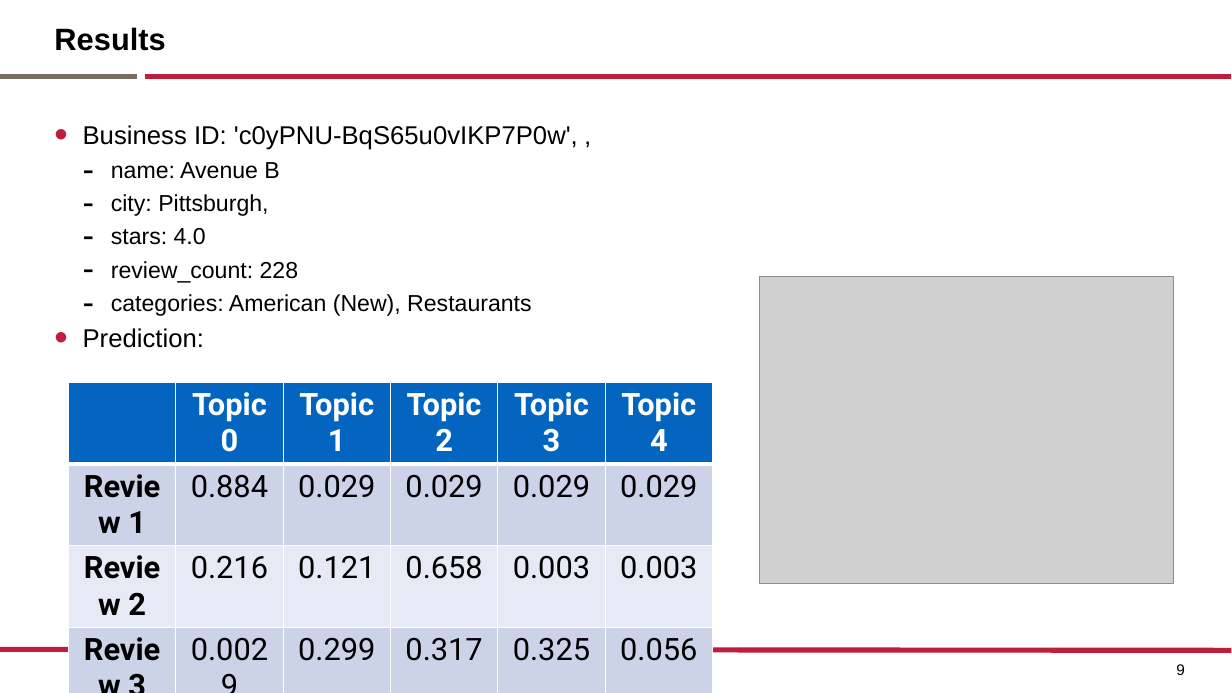
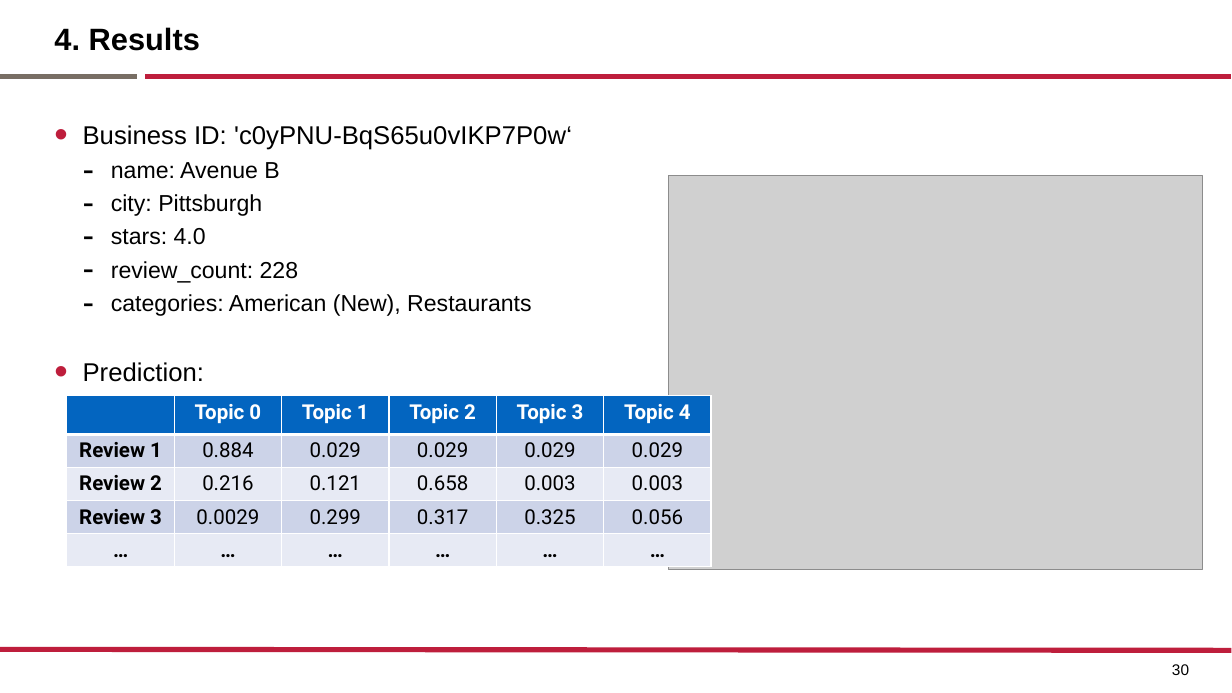
Before and after one commit to elviraPupka-Lipinski/Yelp_Analyzer, a slide deck: slide 30 of Presentation.pptx (slide 9 before the commit). Drawn at 1232x693 pixels with LibreOffice and Linux fonts; fonts in the diff are those of the drawing; grey boxes stand for pictures. Boxes give left, top, right and bottom in pixels: in the first picture for what was removed or moved away, otherwise in the second. Text is boxed around its words. In the diff, an @@ line names an element or a change of style, - is before the commit and + after.

```diff
--- a/Presentation.pptx
+++ b/Presentation.pptx
@@ title at <box>54,27,200,51</box>: text changed @@
-Results
+4. Results
@@ text at <box>83,125,572,150</box>: text changed @@
-• Business ID: 'c0yPNU-BqS65u0vIKP7P0w', ‚
+• Business ID: 'c0yPNU-BqS65u0vIKP7P0w‘
@@ picture: place and size @@
-picture at <box>760,276,1174,584</box>
+picture at <box>669,175,1203,569</box>
@@ text at <box>111,194,262,216</box>: text changed @@
-  – city: Pittsburgh,
+  – city: Pittsburgh
@@ table at <box>67,396,710,569</box> @@
@@ size 24 to 16 pt @@
@@ bold on in "…", "…", "…", "…" and 2 more places @@
@@ table: place and size @@
-table at <box>68,383,712,665</box>
+table at <box>67,396,710,569</box>
@@ page number at <box>1172,664,1189,675</box>: text changed @@
-9
+30
```
Also in this commit, not shown: 7 other slides changed, 30 slides added, 4 slides removed, 4 other files.
